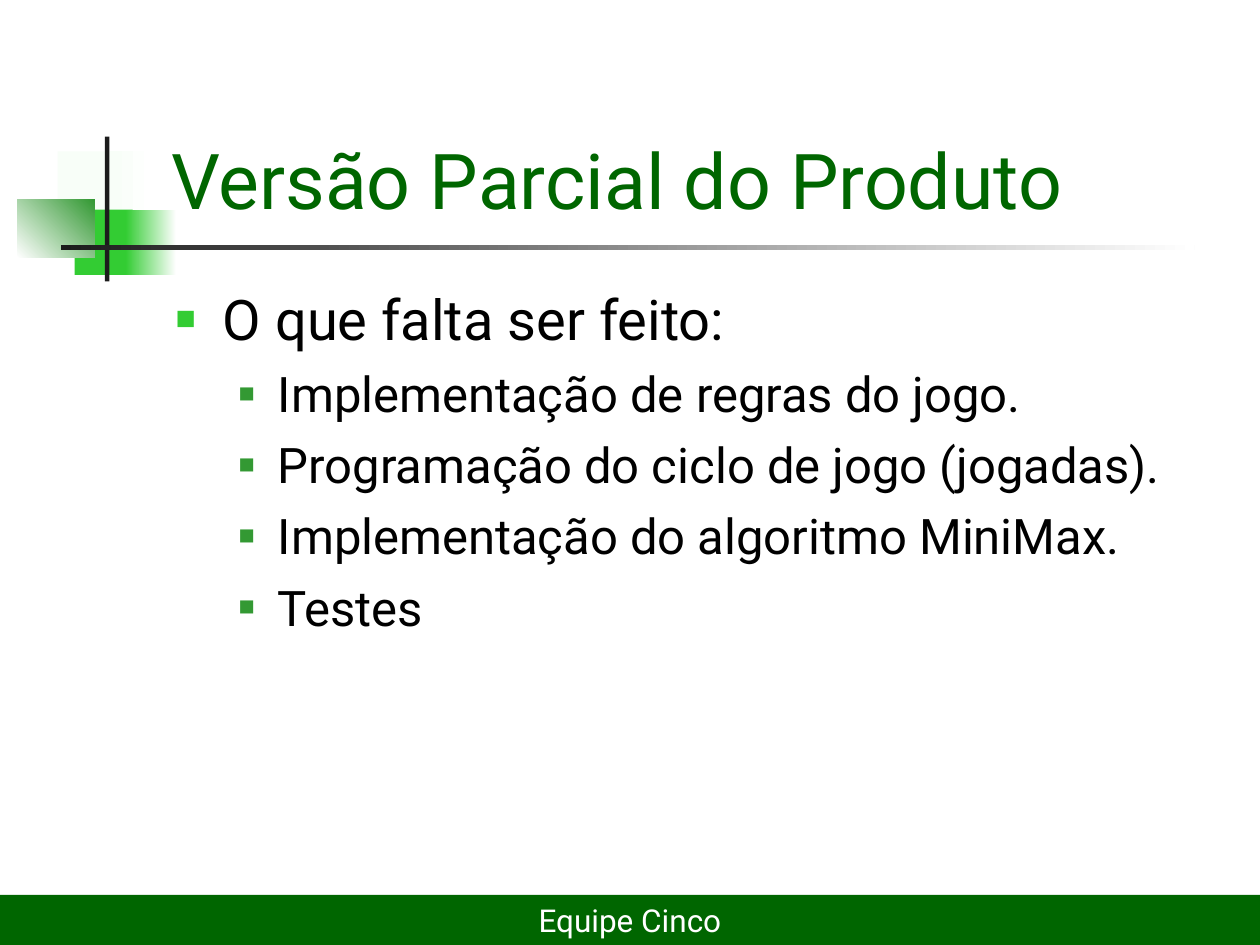
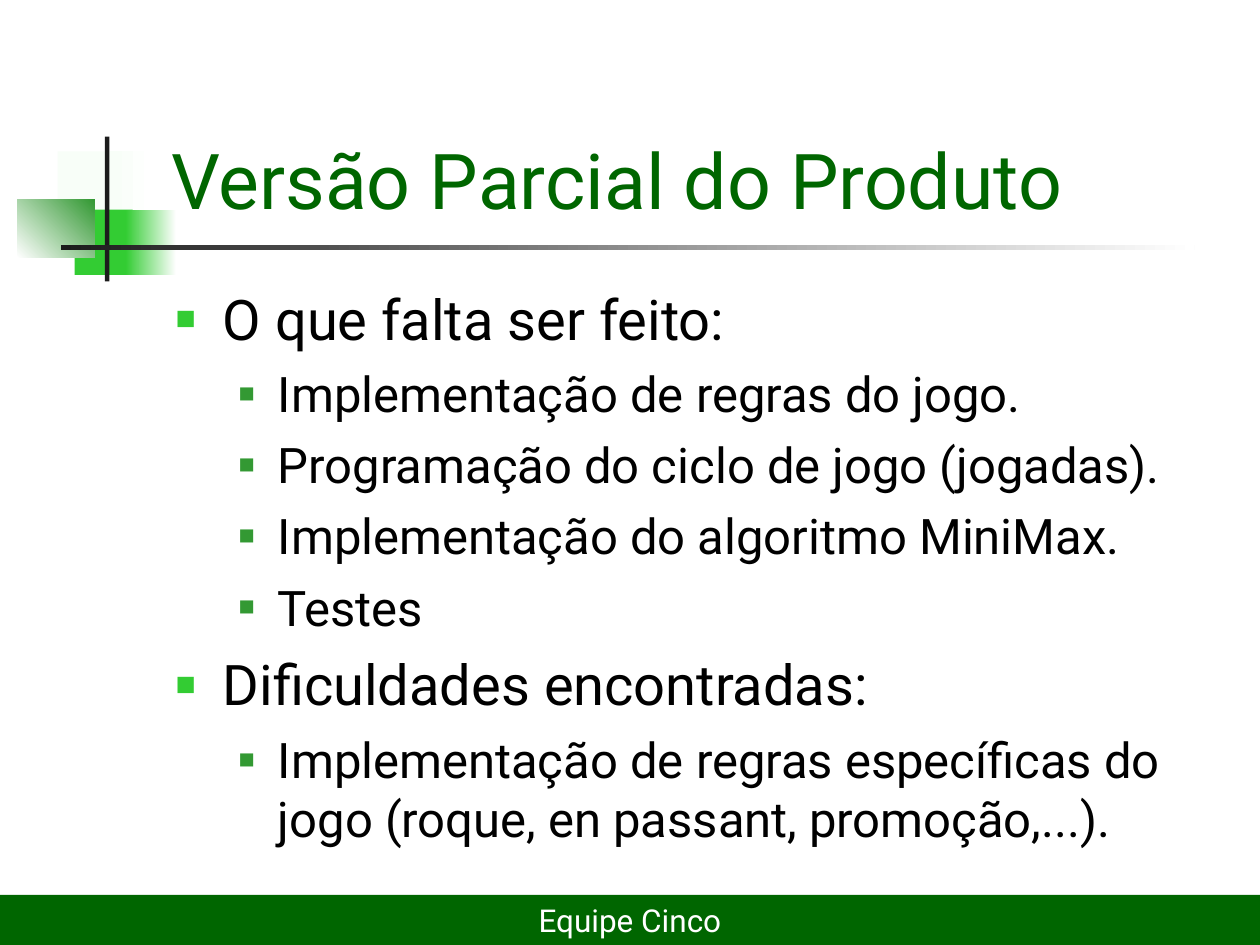
Before and after one commit to lDarthKill/xadrez-es2-compuff, a slide deck: slide 12 of Documentos/Projeto Xadrez2seminário.ppt (slide 13 before the commit). Drawn at 1260x945 pixels with LibreOffice and Linux fonts; fonts in the diff are those of the drawing. Boxes give left, top, right and bottom in pixels: in the first picture for what was removed or moved away, otherwise in the second. Text is boxed around its words. In the diff, an @@ line names an element or a change of style, - is before the commit and + after.

```diff
--- a/Documentos/Projeto Xadrez2seminário.ppt
+++ b/Documentos/Projeto Xadrez2seminário.ppt
@@ text at [223, 662, 1160, 848]: paragraphs added @@
+■ Dificuldades encontradas:
+  ■ Implementação de regras específicas do jogo (roque, en passant, promoção,...).
```
Also in this commit, not shown: 4 other slides changed, 1 slide added, 3 slides removed.
